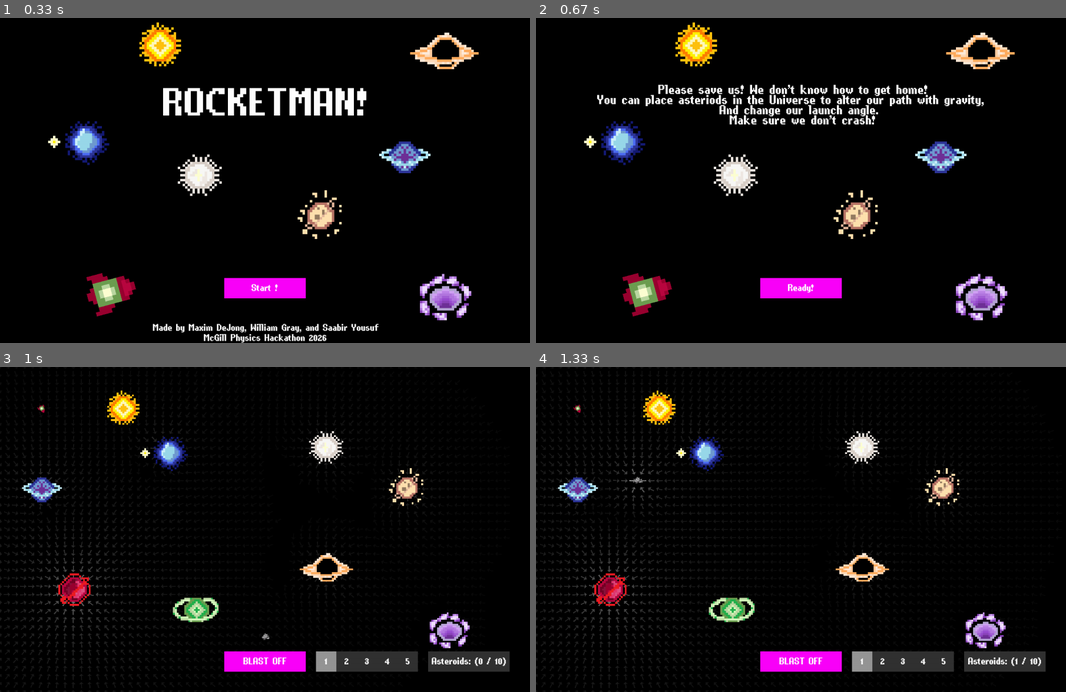
Above: before the commit, frames 1-4 (two rows, left to right).
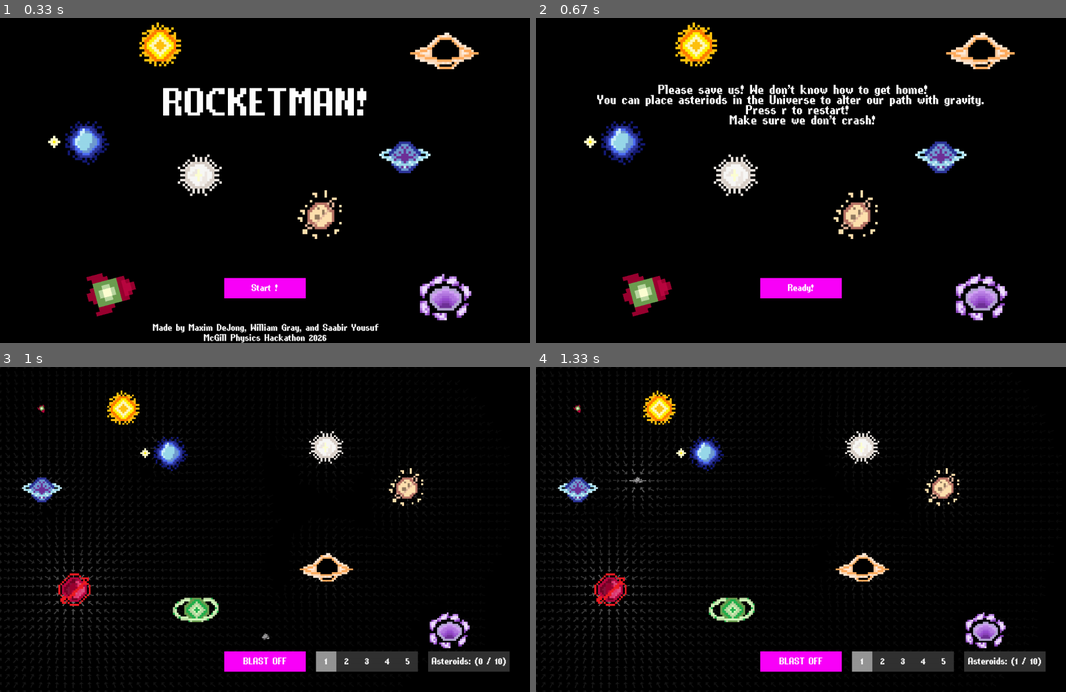
Above: after the commit, the same moments.

Repository: maxim739/Hackathon26
Game: pygame game, started from main.py
The game is run twice, just before and just after one commit, with the same random seed, the same clock (stepped at 60 frames per second) and the same inputs.
Inputs (mouse positions are in pixels of both pictures, inside the frame that each line leads up to):
- Up to frame 1 (0.33 s): no input
- Up to frame 2 (0.67 s): click "Start !" at 0.38 s
- Up to frame 3 (1 s): click "Ready!" at 0.72 s
- Up to frame 4 (1.33 s): click (636, 480) at 1.05 s

Frame 1 is identical in both runs. In frame 2, 0.5% of the frame differs, in the area x 34-85%, y 26-31%; in frame 3, nothing differs; in frame 4, nothing differs.

Commit message:
fixed title and changed planet radius

Diff:
--- a/planets.py
+++ b/planets.py
@@ -23,17 +23,17 @@
 astro_img = pygame.transform.scale(astro_img, (45, 45))
 
 game_bodies = [
-    Static_body(300, 100, 5e28, 25, (255,255,0), planet1_img),
-    Static_body(100, 300, 2e30, 25, (255,0,0), planet2_img),
-    Static_body(400, 200, 1e30, 25, (0,0,0), planet3_img),
-    Static_body(480, 600, 8e28, 25, (0,0,0), planet4_img),
+    Static_body(300, 100, 5e28, 35, (255,255,0), planet1_img),
+    Static_body(100, 300, 2e30, 35, (255,0,0), planet2_img),
+    Static_body(400, 200, 1e30, 35, (0,0,0), planet3_img),
+    Static_body(480, 600, 8e28, 35, (0,0,0), planet4_img),
 
-    Static_body(180, 550, 2e31, 25, (0,0,0), planet5_img),
-    Static_body(1100, 650, 8e28, 25, (0,0,0), goal_img, is_goal=True),
-    Static_body(800, 200, 1e30, 25, (0,0,0), planet6_img),
+    Static_body(180, 550, 2e31, 35, (0,0,0), planet5_img),
+    Static_body(1100, 650, 8e28, 35, (0,0,0), goal_img, is_goal=True),
+    Static_body(800, 200, 1e30, 35, (0,0,0), planet6_img),
 
-    Static_body(800, 500, 1e30, 25, (0,0,0), planet7_img),
-    Static_body(1000, 300, 1e30, 25, (0,0,0), planet8_img),
+    Static_body(800, 500, 1e30, 35, (0,0,0), planet7_img),
+    Static_body(1000, 300, 1e30, 35, (0,0,0), planet8_img),
     Moving_body(100, 100, 0, 0, 8.681e25, 4, (100, 200, 255), rocket_img)
 ]
 
--- a/windows.py
+++ b/windows.py
@@ -42,8 +42,8 @@
 
 def drawIntroWindow(screen):
     text1_surf = tutFont.render("Please save us! We don't know how to get home!", True, (255, 255, 255))
-    text2_surf = tutFont.render("You can place asteriods in the Universe to alter our path with gravity,", True, (255, 255, 255))
-    text3_surf = tutFont.render("And change our launch angle.", True, (255, 255, 255))
+    text2_surf = tutFont.render("You can place asteriods in the Universe to alter our path with gravity.", True, (255, 255, 255))
+    text3_surf = tutFont.render("     Press r to restart!", True, (255, 255, 255))
     text4_surf = tutFont.render("Make sure we don't crash!", True, (255, 255, 255))
 
     screen.blit(IMAGES["planet1"], (300, -25))
Not shown, changed: .DS_Store
